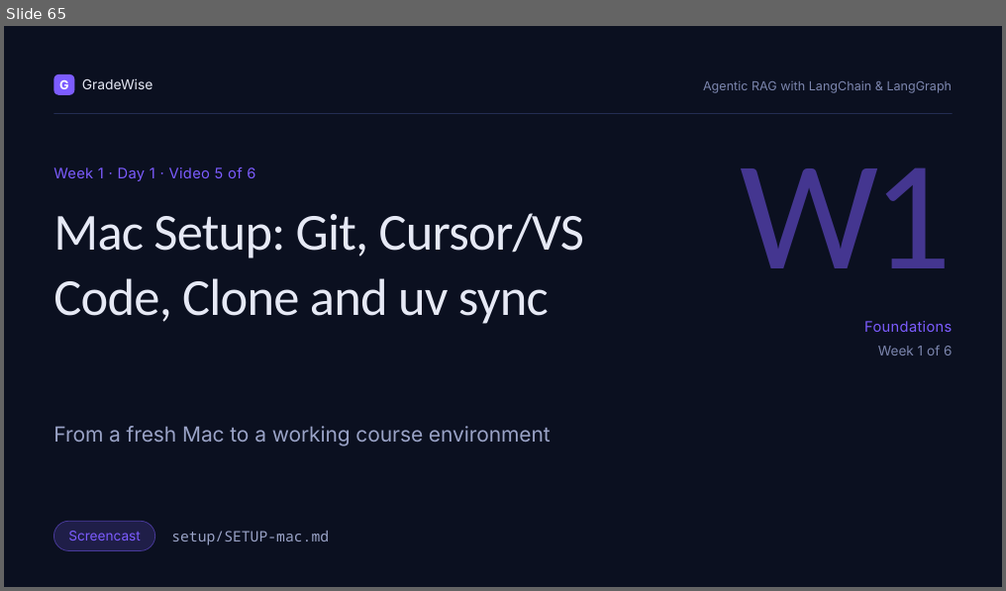
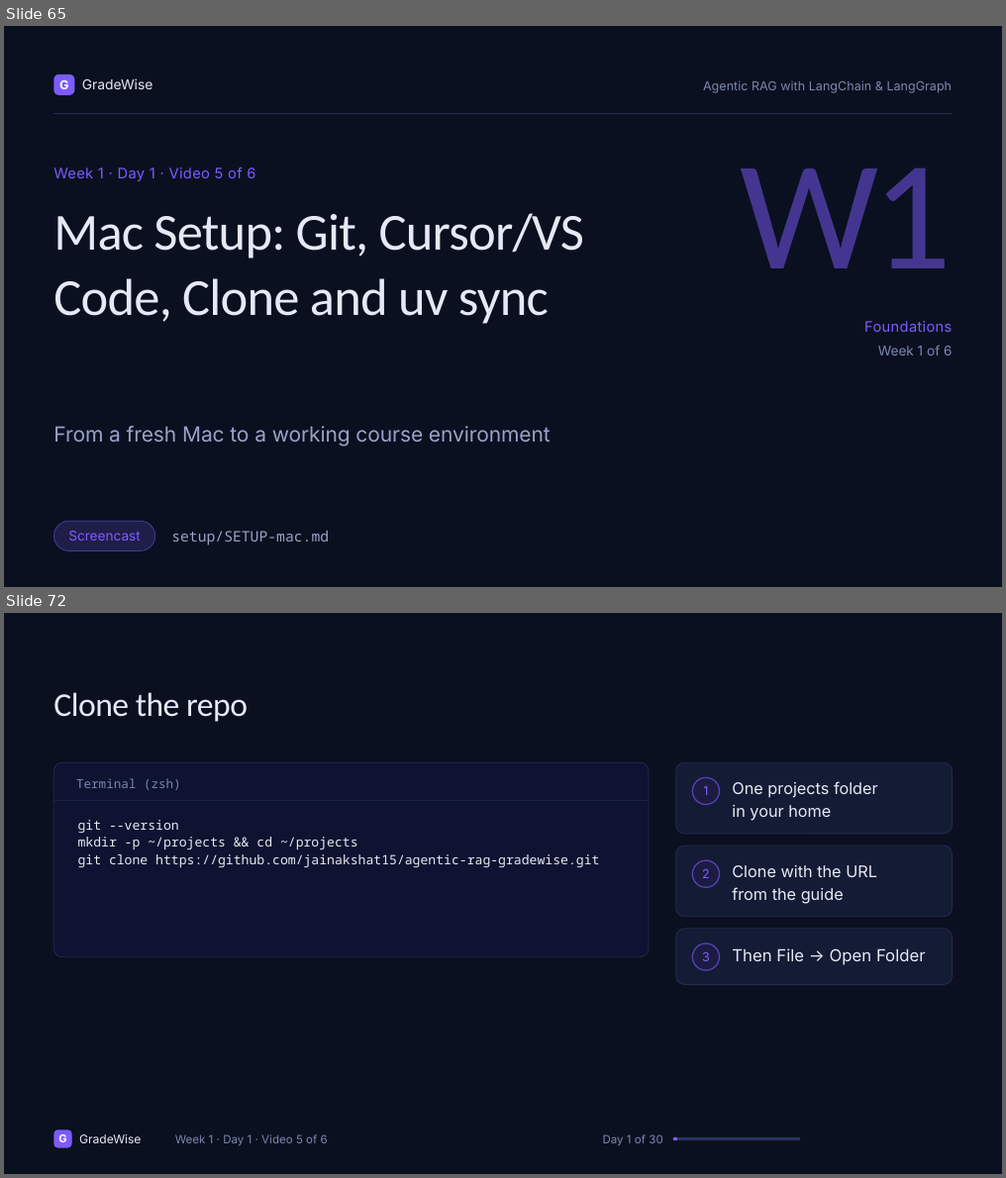
Before and after one commit to jainakshat15/agentic-rag-gradewise, a slide deck: slides/source/week_1.pptx. Shown one above the other, each under a label of ours: slide 65 before the commit, slides 65 and 72 after it; the slides between them are not shown. The pictures are 1006x591 and 1006x1178 pixels, drawn with LibreOffice and Linux fonts; fonts in the diff are those of the drawing. Boxes give left, top, right and bottom in pixels: in the first picture for what was removed or moved away, otherwise in the second. Text is boxed around its words. In the diff, an @@ line names an element or a change of style, - is before the commit and + after.

```diff
--- a/slides/source/week_1.pptx
+++ b/slides/source/week_1.pptx
@@ slide 72 added at (x1=4, y1=613, x2=1002, y2=1174), background #0B1020 @@
@@ text added at (x1=54, y1=692, x2=248, y2=722), 32 pt, text #E6E9F5 @@
+Clone the repo
@@ rounded rectangle added at (x1=54, y1=762, x2=648, y2=958), fill #0D1330, outline #232C52 0.75 pt @@
@@ text added at (x1=76, y1=778, x2=181, y2=790), 12 pt, text #7C86AE @@
+Terminal (zsh)
@@ rounded rectangle added at (x1=676, y1=762, x2=952, y2=834), fill #141B34, outline #232C52 0.75 pt @@
@@ ellipse added at (x1=693, y1=777, x2=720, y2=805), fill #1C1B41, outline #5441B1 1.25 pt @@
@@ text added at (x1=703, y1=786, x2=708, y2=795), 12 pt, text #7C5CFF @@
+1
@@ text added at (x1=732, y1=781, x2=878, y2=821), 15.5 pt, text #E6E9F5 @@
+One projects folder in your home
@@ rectangle added at (x1=54, y1=800, x2=648, y2=801), fill #232C52 @@
@@ text added at (x1=78, y1=820, x2=599, y2=867), 12.5 pt, text #E6E9F5 @@
+git --version
+mkdir -p ~/projects && cd ~/projects
+git clone https://github.com/jainakshat15/agentic-rag-gradewise.git
@@ rounded rectangle added at (x1=676, y1=846, x2=952, y2=917), fill #141B34, outline #232C52 0.75 pt @@
@@ ellipse added at (x1=693, y1=861, x2=720, y2=888), fill #1C1B41, outline #5441B1 1.25 pt @@
@@ text added at (x1=702, y1=869, x2=710, y2=878), 12 pt, text #7C5CFF @@
+2
@@ text added at (x1=732, y1=865, x2=877, y2=904), 15.5 pt, text #E6E9F5 @@
+Clone with the URL from the guide
@@ rounded rectangle added at (x1=676, y1=929, x2=952, y2=985), fill #141B34, outline #232C52 0.75 pt @@
@@ ellipse added at (x1=693, y1=944, x2=720, y2=970), fill #1C1B41, outline #5441B1 1.25 pt @@
@@ text added at (x1=702, y1=953, x2=710, y2=961), 12 pt, text #7C5CFF @@
+3
@@ text added at (x1=732, y1=949, x2=926, y2=965), 16 pt, text #E6E9F5 @@
+Then File → Open Folder
@@ rounded rectangle added at (x1=54, y1=1131, x2=72, y2=1149), fill #7C5CFF @@
@@ text added at (x1=58, y1=1135, x2=66, y2=1143), 10.5 pt, text #FFFFFF, bold @@
+G
@@ text added at (x1=79, y1=1135, x2=141, y2=1144), 11.5 pt, text #E6E9F5 @@
+GradeWise
@@ text added at (x1=175, y1=1135, x2=328, y2=1147), 11 pt, text #7C86AE @@
+Week 1 · Day 1 · Video 5 of 6
@@ text added at (x1=603, y1=1135, x2=662, y2=1147), 11 pt, text #7C86AE @@
+Day 1 of 30
@@ rounded rectangle added at (x1=673, y1=1138, x2=801, y2=1141), fill #2A335C @@
@@ rounded rectangle added at (x1=673, y1=1138, x2=678, y2=1141), fill #7C5CFF @@
```
Also in this commit, not shown: 19 slides changed, 2 other slides added, 1 slide removed, 7 other files.
